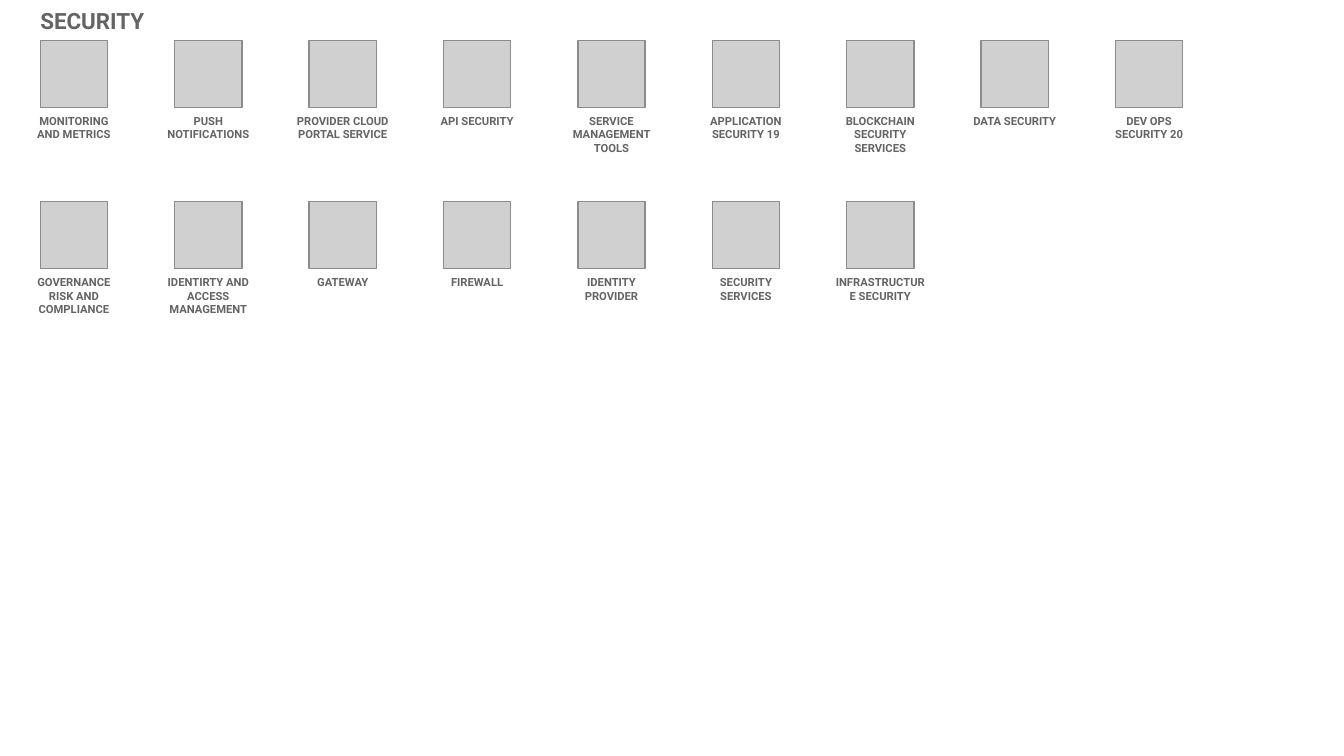
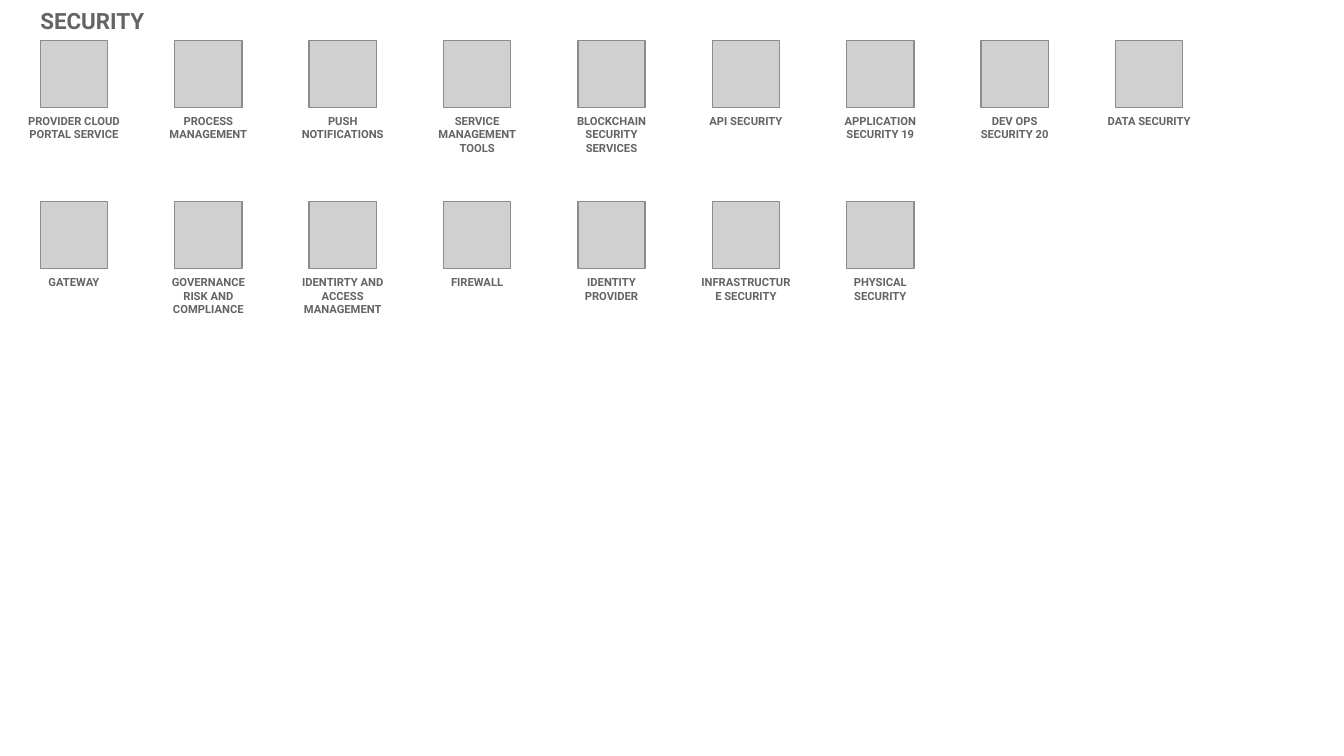
Before and after one commit to l2fprod/myarchitecture, a slide deck: slide 20 of mycatalog-architecture-diagram-template.pptx. Drawn at 1344x756 pixels with LibreOffice and Linux fonts; fonts in the diff are those of the drawing; grey boxes stand for pictures. Boxes give left, top, right and bottom in pixels: in the first picture for what was removed or moved away, otherwise in the second. Text is boxed around its words. In the diff, an @@ line names an element or a change of style, - is before the commit and + after.

Commit message:
new deck

```diff
--- a/mycatalog-architecture-diagram-template.pptx
+++ b/mycatalog-architecture-diagram-template.pptx
@@ text at [28, 117, 119, 138]: text changed @@
-MONITORING AND METRICS
+PROVIDER CLOUD PORTAL SERVICE
@@ text added at [169, 117, 247, 138], 6 pt, text #646365, bold @@
+PROCESS MANAGEMENT
@@ text removed at [297, 117, 388, 138] @@
-PROVIDER CLOUD PORTAL SERVICE
@@ text "SERVICE MANAGEMENT TOOLS": place and size @@
-text "SERVICE MANAGEMENT TOOLS" at [573, 117, 651, 152]
+text "SERVICE MANAGEMENT TOOLS" at [438, 117, 516, 152]
@@ text at [577, 117, 646, 152]: text changed @@
-API SECURITY
+BLOCKCHAIN SECURITY SERVICES
@@ text at [709, 117, 782, 125]: text changed @@
-APPLICATION SECURITY 19
+API SECURITY
@@ text at [845, 117, 916, 138]: text changed @@
-BLOCKCHAIN SECURITY SERVICES
+APPLICATION SECURITY 19
@@ text "DEV OPS SECURITY 20": place and size @@
-text "DEV OPS SECURITY 20" at [1115, 117, 1183, 138]
+text "DEV OPS SECURITY 20" at [981, 117, 1049, 138]
@@ text "GATEWAY": place and size @@
-text "GATEWAY" at [317, 278, 368, 286]
+text "GATEWAY" at [48, 278, 99, 286]
@@ 4 texts: place and size @@
-4 texts at [37, 117, 1056, 313]
+4 texts at [172, 117, 1190, 313]
@@ text at [724, 292, 776, 300]: text changed @@
-SECURITY SERVICES
+INFRASTRUCTURE SECURITY
@@ text at [854, 278, 907, 300]: text changed @@
-INFRASTRUCTURE SECURITY
+PHYSICAL SECURITY
```
Also in this commit, not shown: 12 other slides changed, 1 slide added, 1 slide removed.
